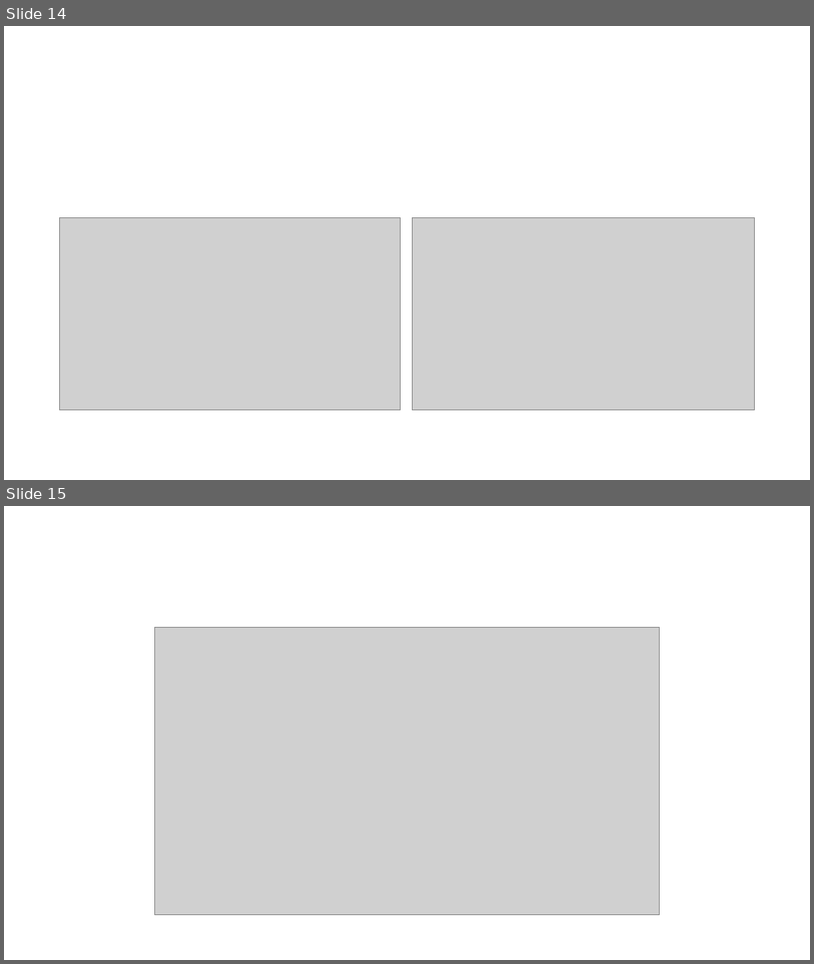
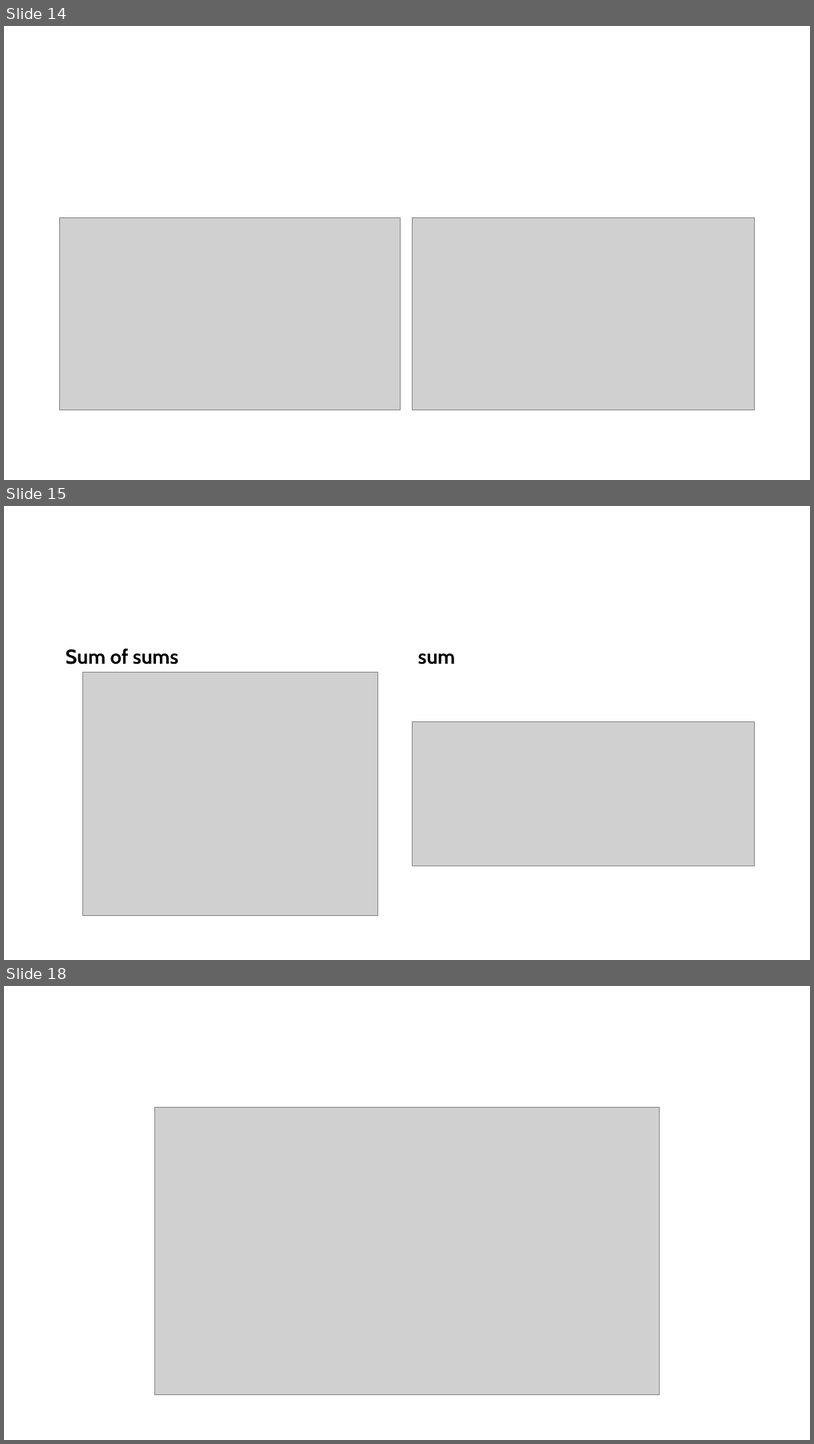
Before and after one commit to Corey-Holton/Project1, a slide deck: Working files/Group Project.pptx. Shown one above the other, each under a label of ours: slides 14 and 15 before the commit, slides 14, 15 and 18 after it; the slides between them are not shown. The pictures are 814x964 and 814x1444 pixels, drawn with LibreOffice and Linux fonts; fonts in the diff are those of the drawing; grey boxes stand for pictures. Boxes give left, top, right and bottom in pixels: in the first picture for what was removed or moved away, otherwise in the second. Text is boxed around its words. In the diff, an @@ line names an element or a change of style, - is before the commit and + after.

```diff
--- a/Working files/Group Project.pptx
+++ b/Working files/Group Project.pptx
@@ slide 15 added at [4,506,810,960], background #FFFFFF @@
@@ text added at [66,648,178,664], 24 pt, text #000000, bold @@
+Sum of sums
@@ picture added at [82,672,378,916] @@
@@ text added at [418,653,455,664], 24 pt, text #000000, bold @@
+sum
@@ picture added at [412,722,755,866] @@
@@ what was slide 15 is now slide 18 @@
```
Also in this commit, not shown: 1 slide changed, 2 other slides added, 1 other file.
